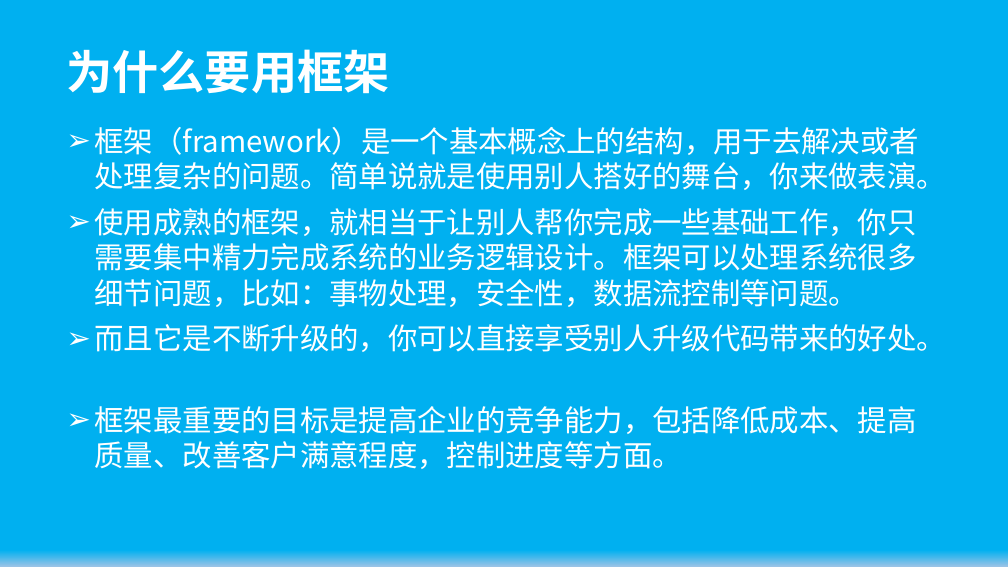
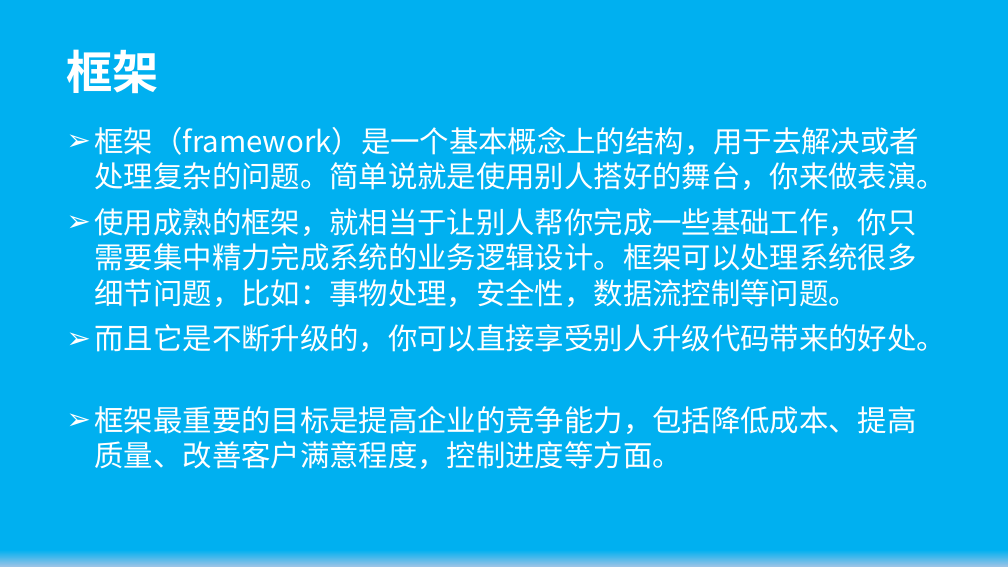
Before and after one commit to wugenshui/ppt, a slide deck: slide 5 of Vue/Vue.js基础.pptx (slide 6 before the commit). Drawn at 1008x567 pixels with LibreOffice and Linux fonts; fonts in the diff are those of the drawing. Boxes give left, top, right and bottom in pixels: in the first picture for what was removed or moved away, otherwise in the second. Text is boxed around its words. In the diff, an @@ line names an element or a change of style, - is before the commit and + after.

```diff
--- a/Vue/Vue.js基础.pptx
+++ b/Vue/Vue.js基础.pptx
@@ title at [66, 49, 158, 94]: text changed @@
-为什么要用框架
+框架
```
Also in this commit, not shown: 4 other slides changed, 7 slides added, 1 other file.
